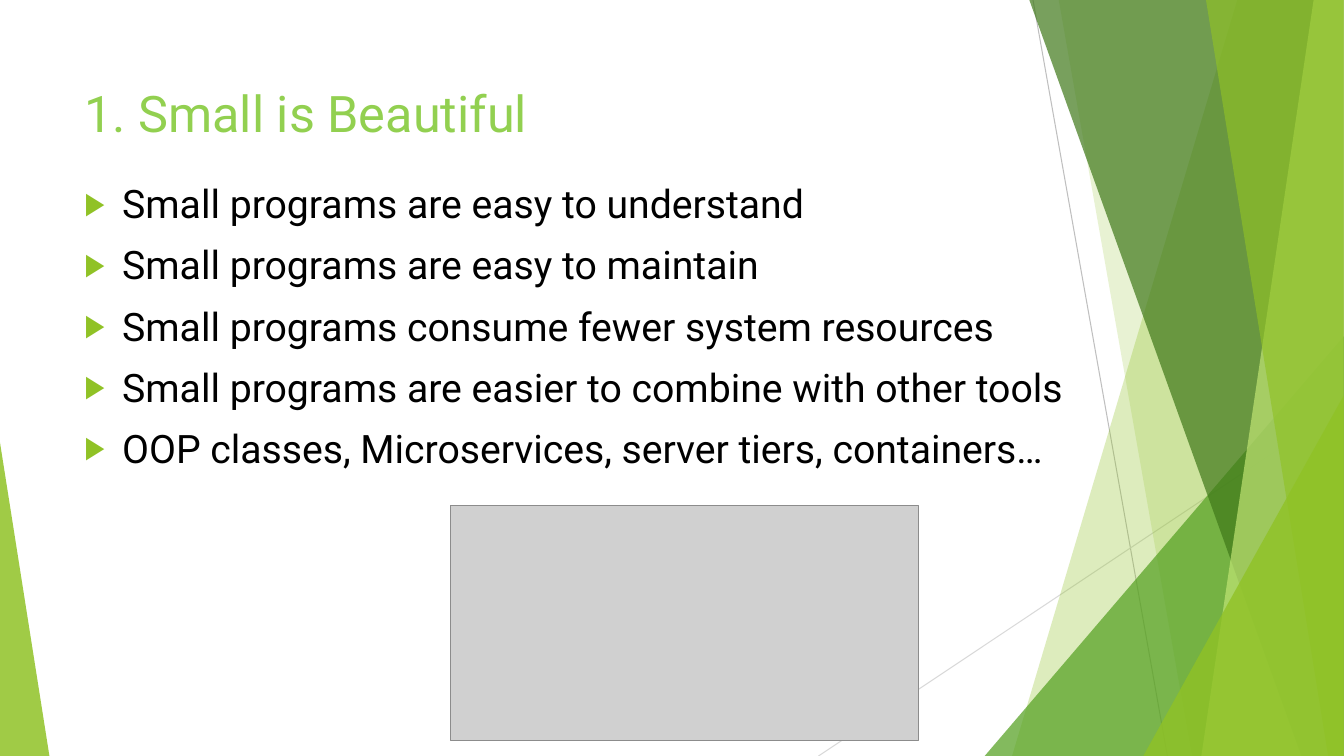
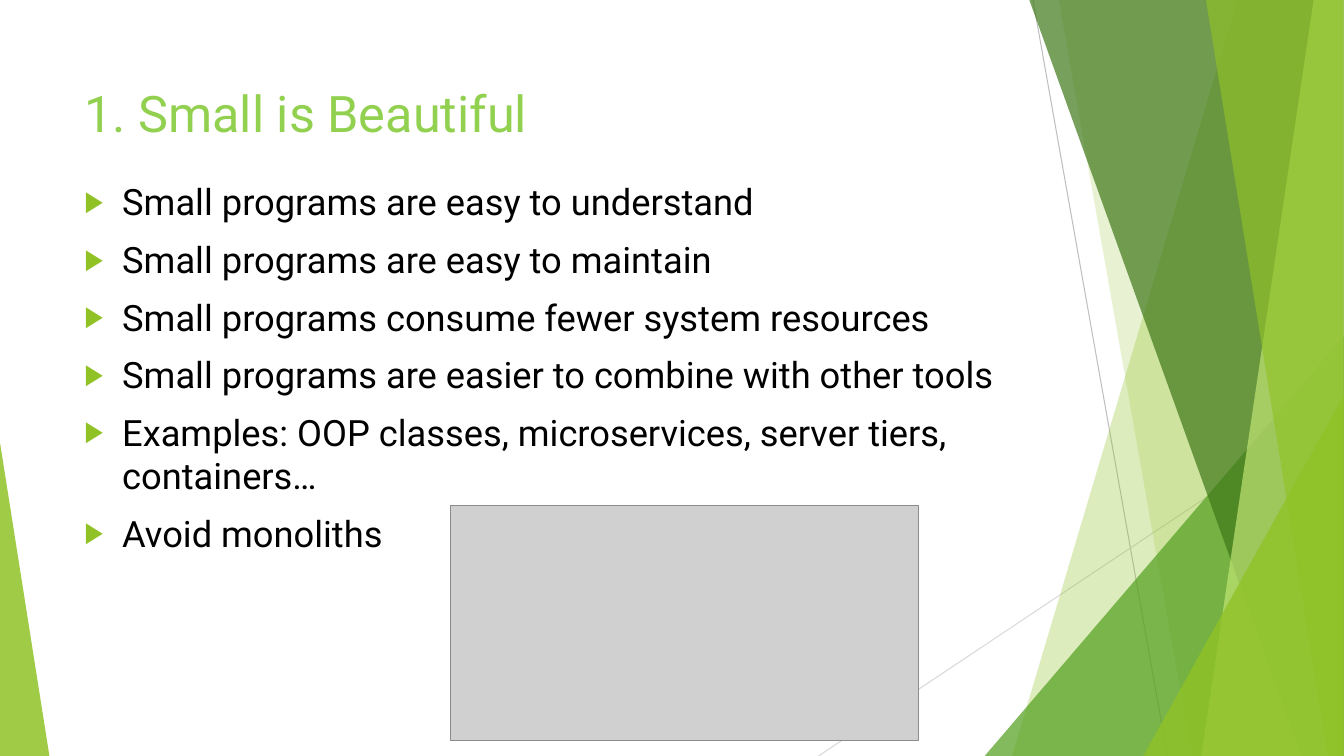
Before and after one commit to rudderfeet/the-unix-philosophy, a slide deck: slide 7 of The Unix Philosophy.pptx. Drawn at 1344x756 pixels with LibreOffice and Linux fonts; fonts in the diff are those of the drawing; grey boxes stand for pictures. Boxes give left, top, right and bottom in pixels: in the first picture for what was removed or moved away, otherwise in the second. Text is boxed around its words. In the diff, an @@ line names an element or a change of style, - is before the commit and + after.

Commit message:
Updated with additional examples

```diff
--- a/The Unix Philosophy.pptx
+++ b/The Unix Philosophy.pptx
@@ text at box(122, 187, 993, 396): size 28 to 25.9 pt in "Small programs are easy to understand", "Small programs are easy to maintain", "Small programs consume fewer system resources", "Small programs are easier to combine with ..." @@
@@ text at box(122, 418, 946, 490): text changed; size 28 to 25.9 pt @@
-▶ OOP classes, Microservices, server tiers, containers…
+▶ Examples: OOP classes, microservices, server tiers, containers…
+▶ Avoid monoliths
```
Also in this commit, not shown: 10 other slides changed.
